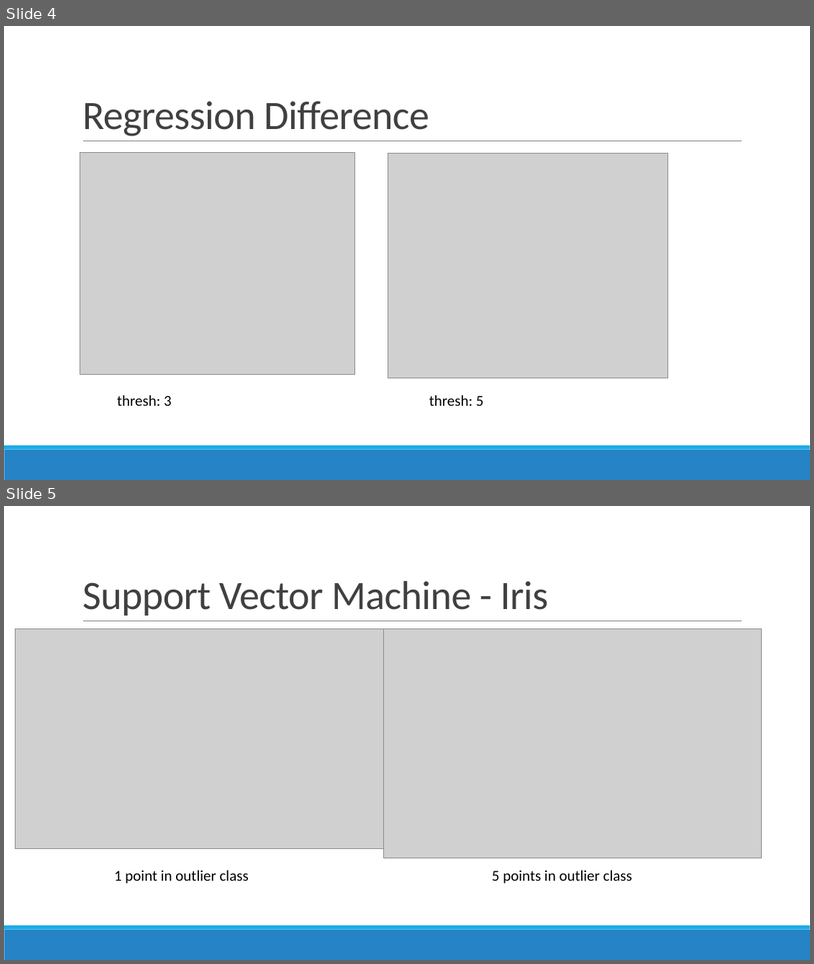
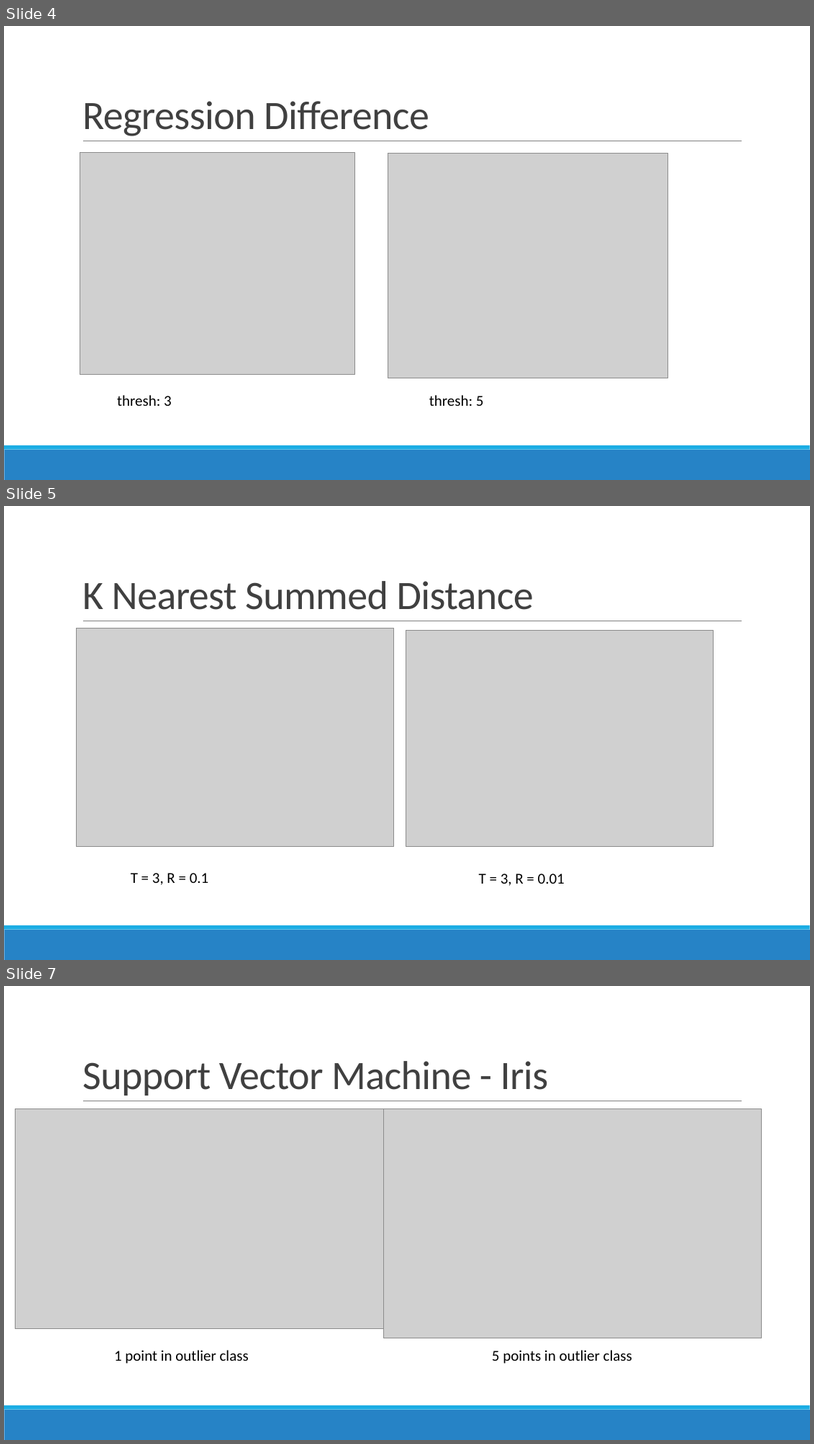
Before and after one commit to bksim/OutlierDetection, a slide deck: Visual Summary of Implementations.pptx. Shown one above the other, each under a label of ours: slides 4 and 5 before the commit, slides 4, 5 and 7 after it; the slides between them are not shown. The pictures are 814x964 and 814x1444 pixels, drawn with LibreOffice and Linux fonts; fonts in the diff are those of the drawing; grey boxes stand for pictures. Boxes give left, top, right and bottom in pixels: in the first picture for what was removed or moved away, otherwise in the second. Text is boxed around its words. In the diff, an @@ line names an element or a change of style, - is before the commit and + after.

```diff
--- a/Visual Summary of Implementations.pptx
+++ b/Visual Summary of Implementations.pptx
@@ slide 5 added at [4, 506, 810, 960], background #FFFFFF; not listed: 3 template elements that a slide beside it also shows @@
@@ title added at [82, 581, 534, 610], 48 pt, text #404040 @@
+K Nearest Summed Distance
@@ picture added at [77, 628, 394, 846] @@
@@ picture added at [406, 630, 714, 846] @@
@@ text added at [131, 872, 209, 885], 18 pt, text #000000 @@
+T = 3, R = 0.1
@@ text added at [479, 873, 565, 885], 18 pt, text #000000 @@
+T = 3, R = 0.01
@@ what was slide 5 is now slide 7 @@
```
Also in this commit, not shown: 1 slide changed, 1 other slide added, 2 other files.
